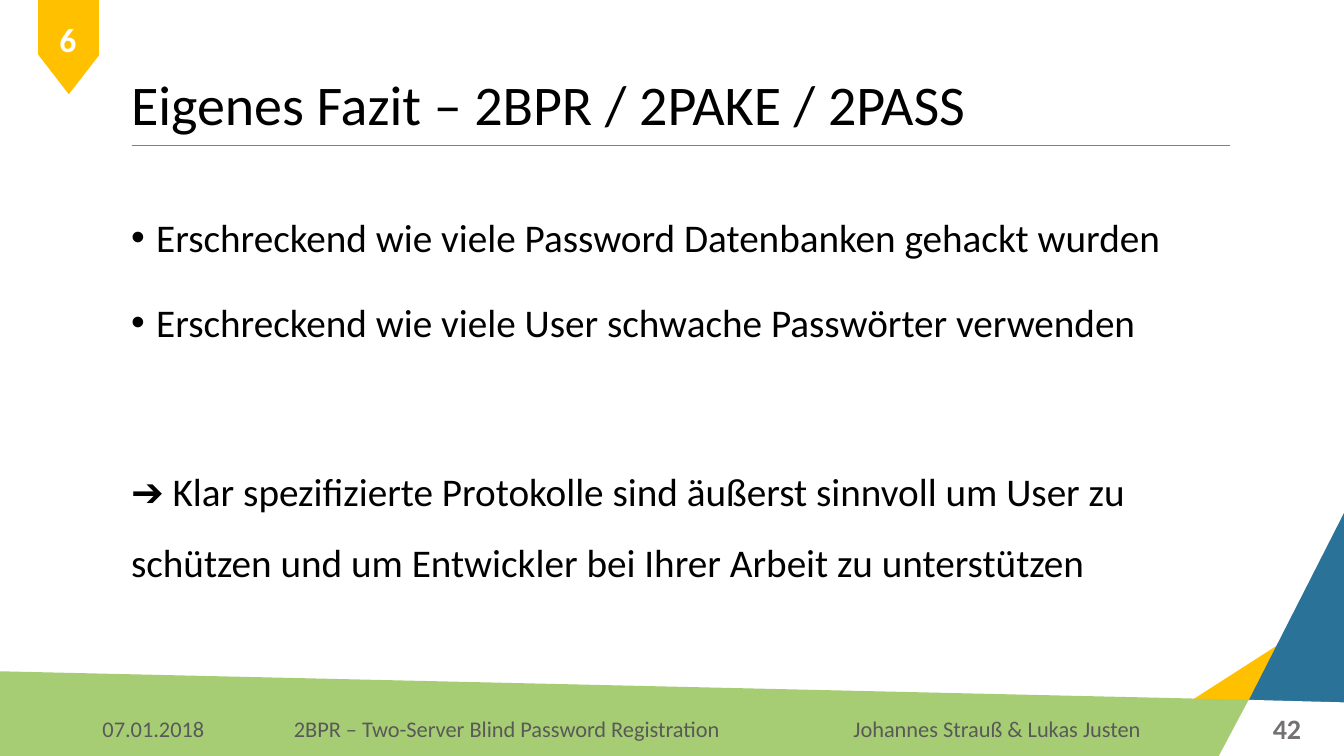
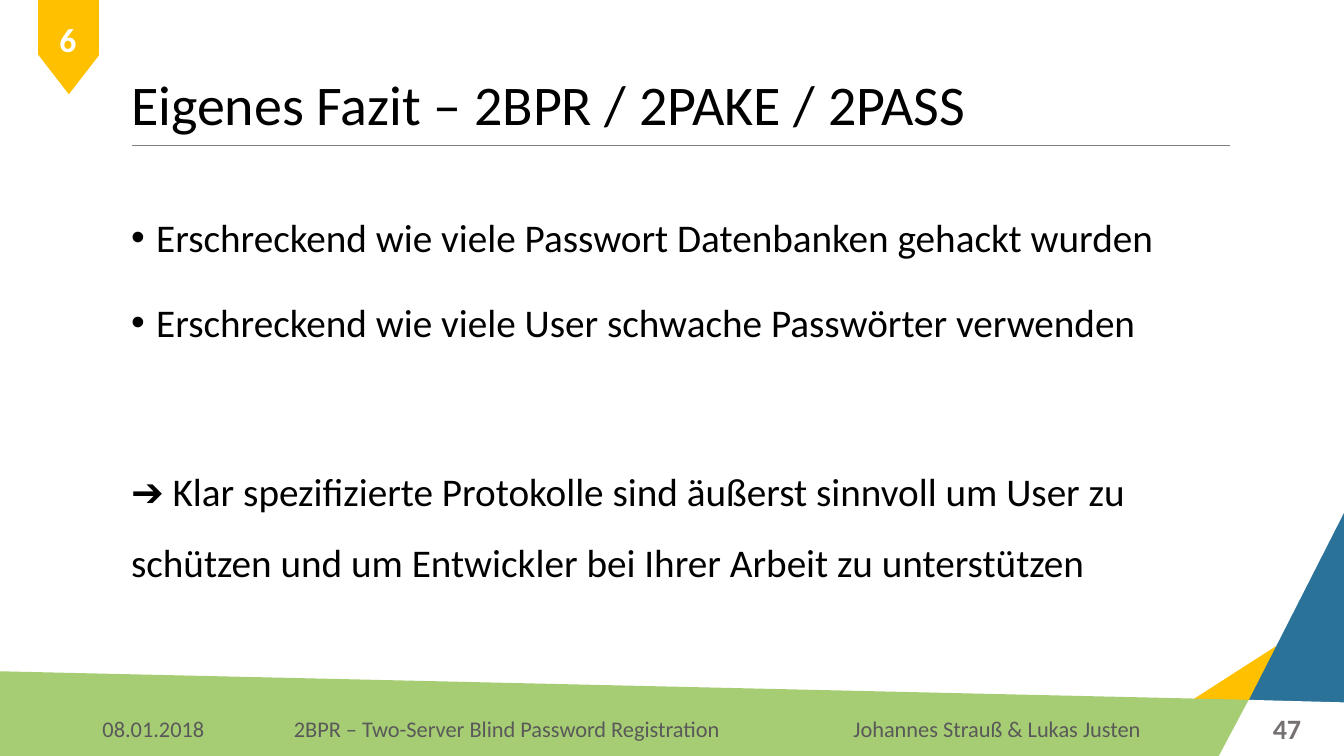
Before and after one commit to Lukas-Justen/IT-Security-2BPR, a slide deck: slide 47 of 2BPR.pptx (slide 42 before the commit). Drawn at 1344x756 pixels with LibreOffice and Linux fonts; fonts in the diff are those of the drawing; background and template pictures are left out. Boxes give left, top, right and bottom in pixels: in the first picture for what was removed or moved away, otherwise in the second. Text is boxed around its words. In the diff, an @@ line names an element or a change of style, - is before the commit and + after.

Commit message:
Ausarbeitung Passwort Registrierung

```diff
--- a/2BPR.pptx
+++ b/2BPR.pptx
@@ text at [156,224,1153,259]: text changed @@
-• Erschreckend wie viele Password Datenbanken gehackt wurden
+• Erschreckend wie viele Passwort Datenbanken gehackt wurden
@@ text at [102,722,204,737]: text changed @@
-07.01.2018
+08.01.2018
@@ page number at [1273,721,1301,739]: text changed @@
-42
+47
```
Also in this commit, not shown: 44 other slides changed, 5 slides added.
